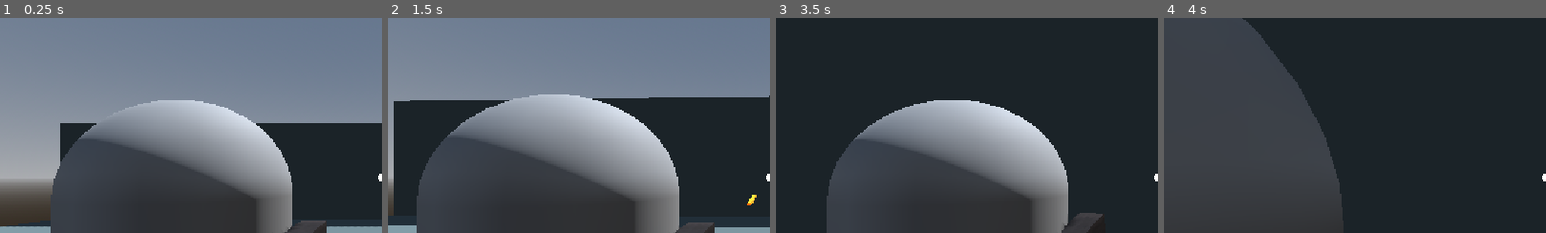
Above: before the commit, frames 1-4 (left to right).
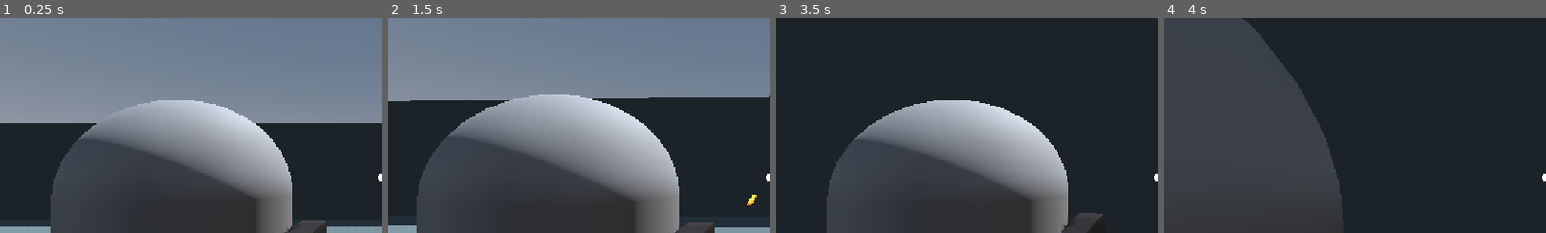
Above: after the commit, the same moments.

Repository: bbbbblueeeee/ISCS-30.14-Game5
Game: Godot game, scene res://Scenes/world.tscn
Same seed, same stepped clock (60 frames per second), same inputs: the game is played once before the commit and once after it.
Inputs (mouse positions are % of the whole screen's width and height, from its top left):
- Up to frame 1 (0.25 s): no input
- Up to frame 2 (1.5 s): tap Enter (ui_accept) at 0.5, 0.77 s; move the mouse to (55, 50) at 0.52 s; hold Right mouse button (aim) 0.53-1.28 s; hold Up (ui_up) from 0.53 s (still down); move the mouse to (45, 50) at 1.27 s; click (45, 50) at 1.35 s
- Up to frame 3 (3.5 s): keep holding Up (ui_up); tap Enter (ui_accept) at 1.52, 3.02 s; move the mouse to (52, 48) at 2.02 s; hold Right mouse button (aim) 2.03-2.78 s; move the mouse to (49, 52) at 2.77 s; click (49, 52) at 2.85 s
- Up to frame 4 (4 s): keep holding Up (ui_up); move the mouse to (57, 51) at 3.52 s; hold Right mouse button (aim) from 3.53 s (still down); tap Enter (ui_accept) at 3.77 s
The pictures show only the part of the screen within x 0-50%, y 13-63%; the shares and areas given below are measured in that part.

The runs differ from the first frame. In frame 1, 6.6% of the frame differs, in the area x 0-16%, y 48-96%; in frame 2, 0.8%; in frame 3, less than 0.1%; in frame 4, nothing differs.

Commit message:
Made Platform Bigger

Diff:
--- a/iscs-30.14---game-5---ots-tps/Scenes/player.tscn
+++ b/iscs-30.14---game-5---ots-tps/Scenes/player.tscn
@@ -77,7 +77,7 @@
 transform = Transform3D(1, 0, 0, 0, 1, 0, 0, 0, 1, 0.5, 0, 1.5)
 
 [node name="CamRay" type="RayCast3D" parent="Camera/EdgeSpringArm/RearSpringArm/Camera3D" unique_id=2000937594]
-target_position = Vector3(0, 0, -500)
+target_position = Vector3(0, 0, -50)
 
 [node name="MeshInstance2D" type="MeshInstance2D" parent="Camera/EdgeSpringArm/RearSpringArm/Camera3D" unique_id=448192089]
 position = Vector2(576, 324)
--- a/iscs-30.14---game-5---ots-tps/Scenes/world.tscn
+++ b/iscs-30.14---game-5---ots-tps/Scenes/world.tscn
@@ -30,13 +30,14 @@
 use_collision = true
 
 [node name="CSGBox3D" type="CSGBox3D" parent="CSGCombiner3D" unique_id=316687091]
-size = Vector3(30.5, 6, 30.5)
+transform = Transform3D(1, 0, 0, 0, 1, 0, 0, 0, 1, -9.716187, 0, 10.411499)
+size = Vector3(49.932373, 6, 51.322998)
 material = SubResource("StandardMaterial3D_6xws8")
 
 [node name="CSGBox3D2" type="CSGBox3D" parent="CSGCombiner3D" unique_id=1161166160]
-transform = Transform3D(1, 0, 0, 0, 1, 0, 0, 0, 1, -5.518712, 1.1872945, 2.3380365)
+transform = Transform3D(1, 0, 0, 0, 1, 0, 0, 0, 1, -11.327794, 1.1872945, 10.1070795)
 operation = 2
-size = Vector3(30, 6, 30)
+size = Vector3(41.618164, 6, 45.538086)
 material = SubResource("StandardMaterial3D_6xws8")
 
 [node name="Player" parent="." unique_id=244270885 instance=ExtResource("1_a02cp")]
